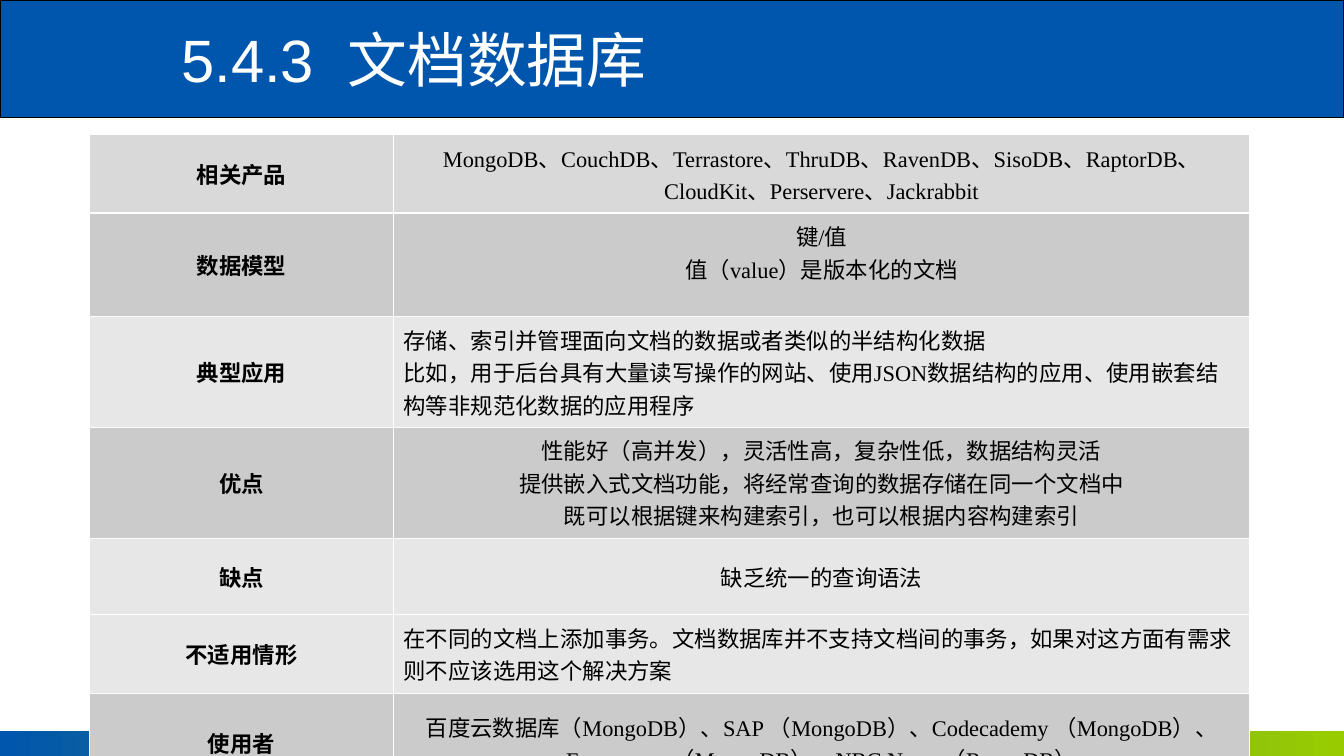
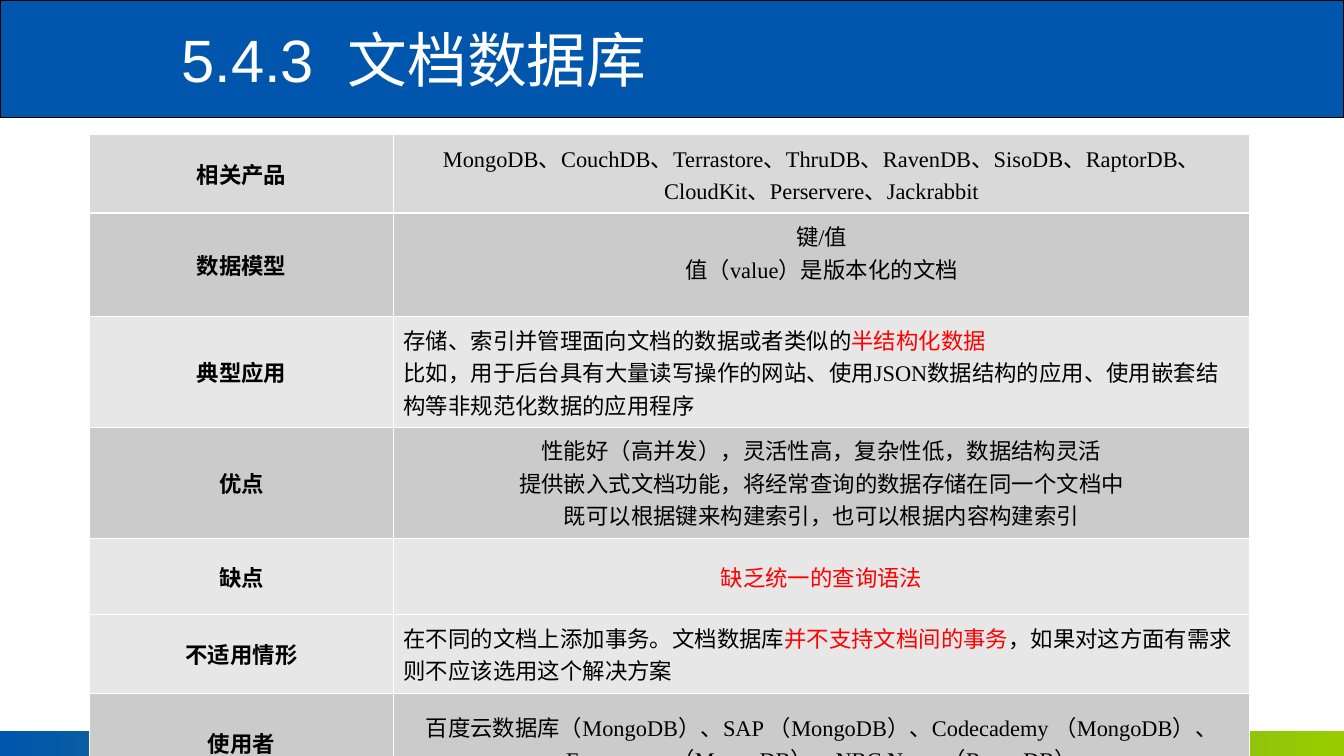
Before and after one commit to ly2010dd/courses_repo, a slide deck: slide 22 of PPT/Chapter5-厦门大学-林子雨-大数据技术原理与应用-第五章-NoSQL数据库（网易云课堂）.ppt. Drawn at 1344x756 pixels with LibreOffice and Linux fonts; fonts in the diff are those of the drawing; background and template pictures are left out. Boxes give left, top, right and bottom in pixels: in the first picture for what was removed or moved away, otherwise in the second. Text is boxed around its words. In the diff, an @@ line names an element or a change of style, - is before the commit and + after.

```diff
--- a/PPT/Chapter5-厦门大学-林子雨-大数据技术原理与应用-第五章-NoSQL数据库（网易云课堂）.ppt
+++ b/PPT/Chapter5-厦门大学-林子雨-大数据技术原理与应用-第五章-NoSQL数据库（网易云课堂）.ppt
@@ table at (90,134,1250,756) @@
@@ text colour #000000 to #FF0000 in "存储、索引并管理面向文档的数据或者类似的半结构化数据", "缺乏统一的查询语法", "在不同的文档上添加事务。文档数据库并不支持文档间的事务，如果对这方面有需求则不应该选用这个解决方案" @@
```
Also in this commit, not shown: 20 other slides changed.
